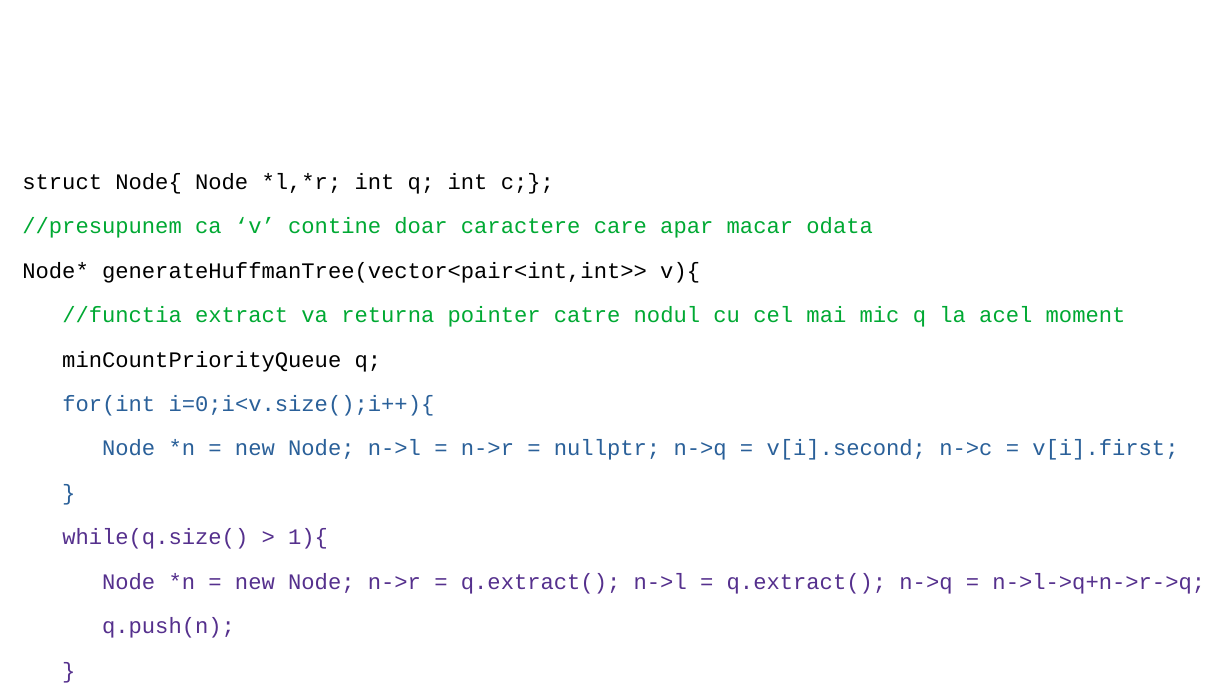
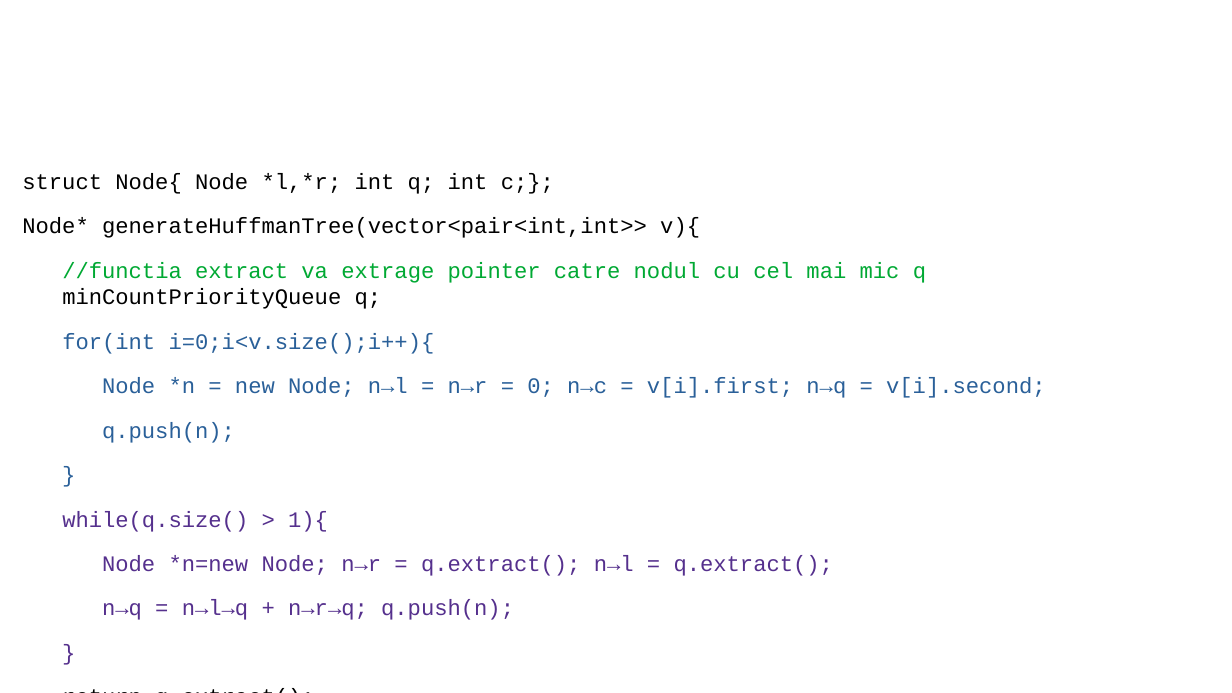
Before and after one commit to zeroblitz36/HuffmanEncoder, a slide deck: slide 5 of prezentare_huffman.odp. Drawn at 1232x693 pixels with LibreOffice and Linux fonts; fonts in the diff are those of the drawing; background and template pictures are left out. Boxes give left, top, right and bottom in pixels: in the first picture for what was removed or moved away, otherwise in the second. Text is boxed around its words. In the diff, an @@ line names an element or a change of style, - is before the commit and + after.

Commit message:
fixed some typos

```diff
--- a/prezentare_huffman.odp
+++ b/prezentare_huffman.odp
@@ text at [22,173,1045,620]: text changed; text colour #00A933 to #000000 @@
-return q.extract();//cand coada mai are doar un singur nod, acela este varful arborelui
+return q.extract();
@@ text at [22,217,872,238]: paragraph removed @@
-//presupunem ca ‘v’ contine doar caractere care apar macar odata
@@ text at [62,262,926,309]: text changed @@
-//functia extract va returna pointer catre nodul cu cel mai mic q la acel moment
-minCountPriorityQueue q;
+//functia extract va extrage pointer catre nodul cu cel mai mic q
+minCountPriorityQueue q;
@@ text at [102,377,1045,443]: text changed @@
-Node *n = new Node; n->l = n->r = nullptr; n->q = v[i].second; n->c = v[i].first;
+Node *n = new Node; n→l = n→r = 0; n→c = v[i].first; n→q = v[i].second;
+q.push(n);
@@ text at [102,555,833,620]: text changed @@
-Node *n = new Node; n->r = q.extract(); n->l = q.extract(); n->q = n->l->q+n->r->q;
-q.push(n);
+Node *n=new Node; n→r = q.extract(); n→l = q.extract();
+n→q = n→l→q + n→r→q; q.push(n);
```
Also in this commit, not shown: 4 other slides changed.
